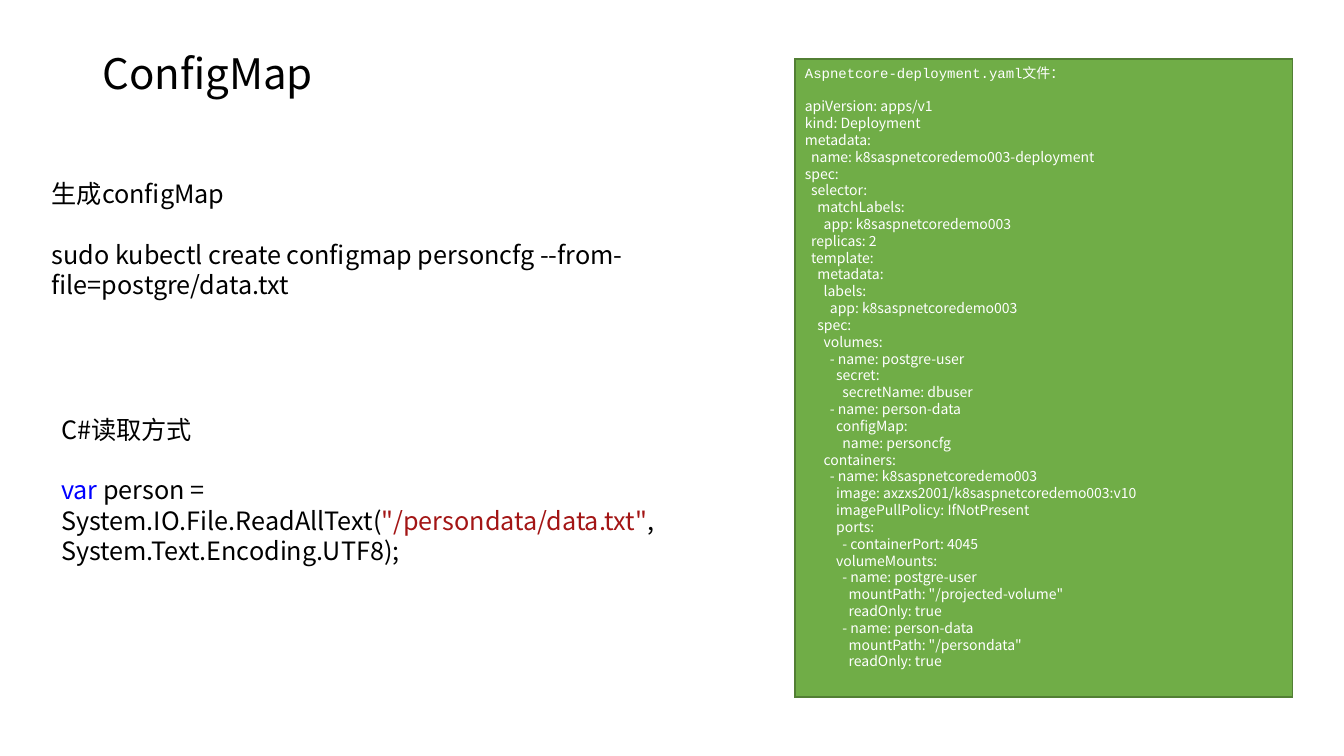
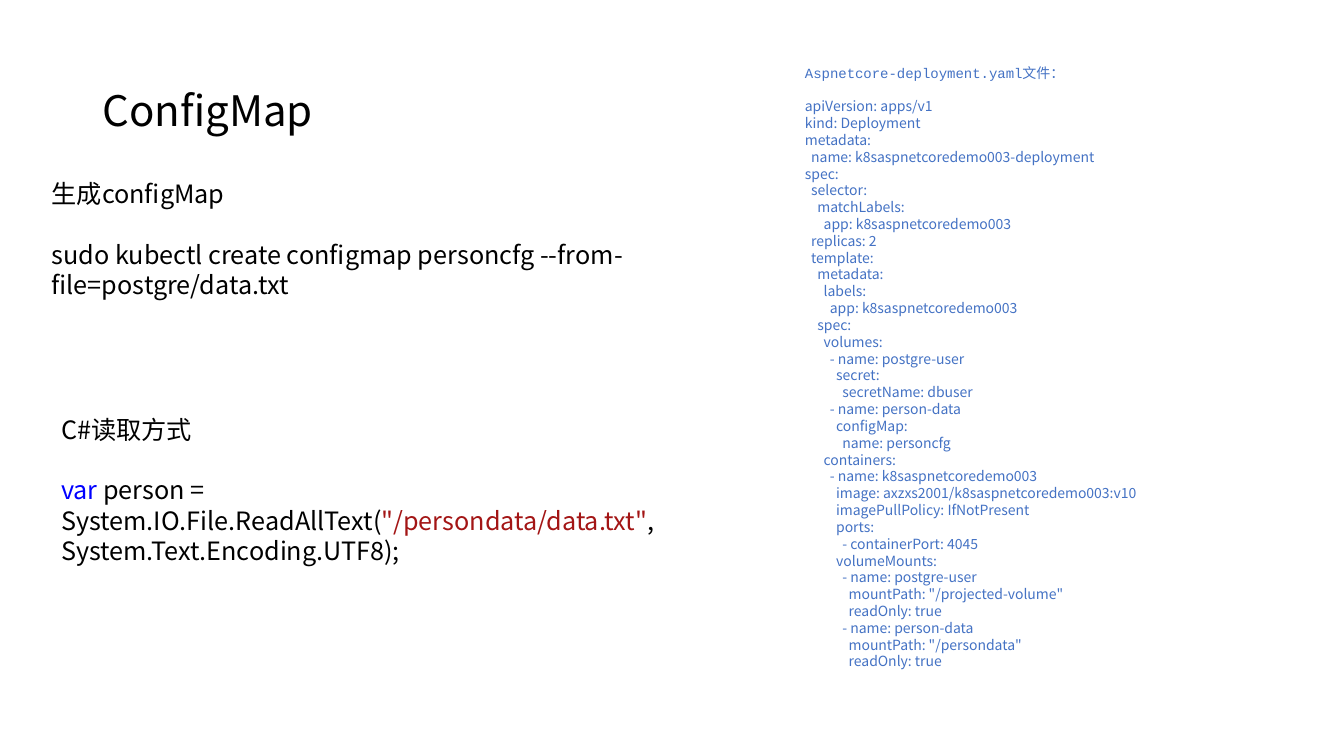
Before and after one commit to axzxs2001/Asp.NetCoreExperiment, a slide deck: slide 35 of Asp.NetCoreExperiment/kubernetes/kubernetes.pptx. Drawn at 1344x756 pixels with LibreOffice and Linux fonts; fonts in the diff are those of the drawing; background and template pictures are left out. Boxes give left, top, right and bottom in pixels: in the first picture for what was removed or moved away, otherwise in the second. Text is boxed around its words. In the diff, an @@ line names an element or a change of style, - is before the commit and + after.

```diff
--- a/Asp.NetCoreExperiment/kubernetes/kubernetes.pptx
+++ b/Asp.NetCoreExperiment/kubernetes/kubernetes.pptx
@@ title "ConfigMap": place and size @@
-title "ConfigMap" at <box>102,55,313,100</box>
+title "ConfigMap" at <box>102,92,313,137</box>
@@ text "Aspnetcore-deployment.yaml文件：": place and size @@
-text "Aspnetcore-deployment.yaml文件：" at <box>796,59,1294,698</box>
+text "Aspnetcore-deployment.yaml文件：" at <box>805,67,1136,669</box>
@@ text "Aspnetcore-deployment.yaml文件：" at <box>805,67,1136,669</box>: text colour #FFFFFF to #4472C4; fill #70AD47 to none; outline #538035 1 pt to none @@
```
Also in this commit, not shown: 13 other slides changed, 9 slides removed.
